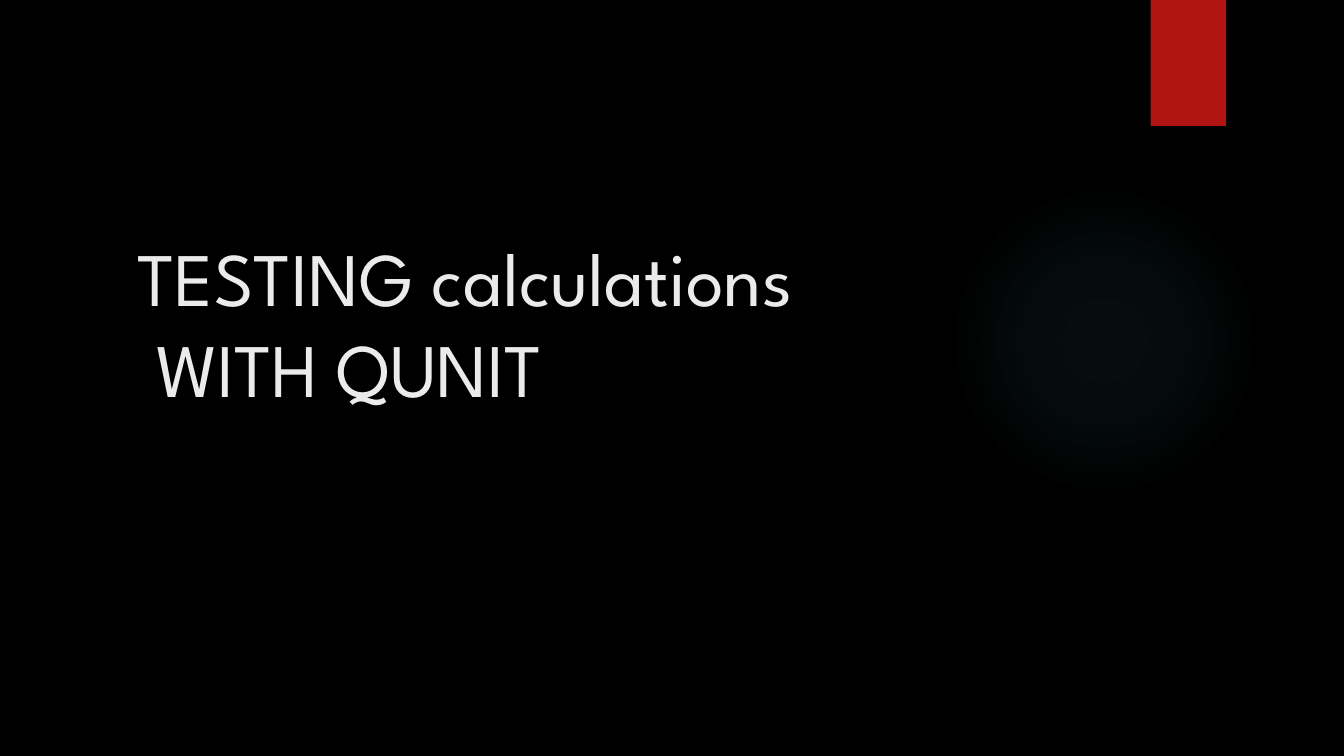
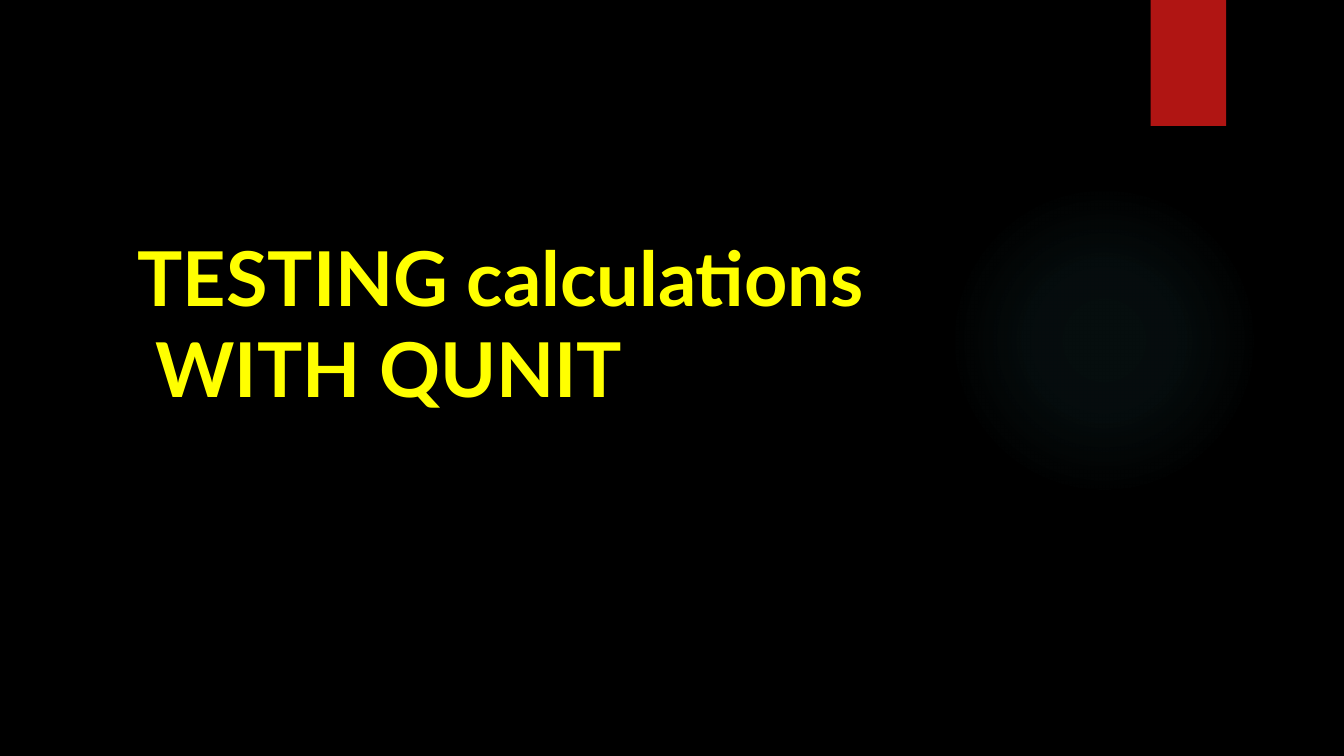
Before and after one commit to prashanthr036/qUnit-WS, a slide deck: slide 1 of docs/TestingQunit.pptx. Drawn at 1344x756 pixels with LibreOffice and Linux fonts; fonts in the diff are those of the drawing; background and template pictures are left out. Boxes give left, top, right and bottom in pixels: in the first picture for what was removed or moved away, otherwise in the second. Text is boxed around its words. In the diff, an @@ line names an element or a change of style, - is before the commit and + after.

Commit message:
update

```diff
--- a/docs/TestingQunit.pptx
+++ b/docs/TestingQunit.pptx
@@ title "TESTING calculations WITH QUNIT" at bbox=[137, 249, 864, 408]: font League Spartan to Lato, text colour #EBEBEB to #FFFF00, bold on @@
```
Also in this commit, not shown: 1 other slide changed, 1 slide added.
